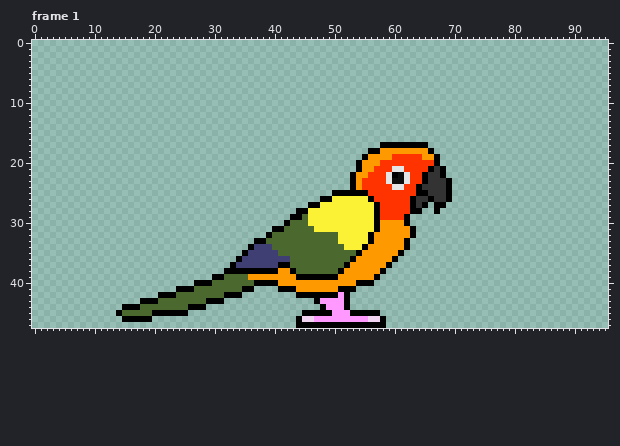
Two states of a pixel-art file, Citrus/aseprite/citrus_roa_2.aseprite. The picture above was drawn from the file before the commit.
96x48 pixels, 169 frames. Shown: frame 1. The commit also changed other frames, which this record leaves out.
The result:
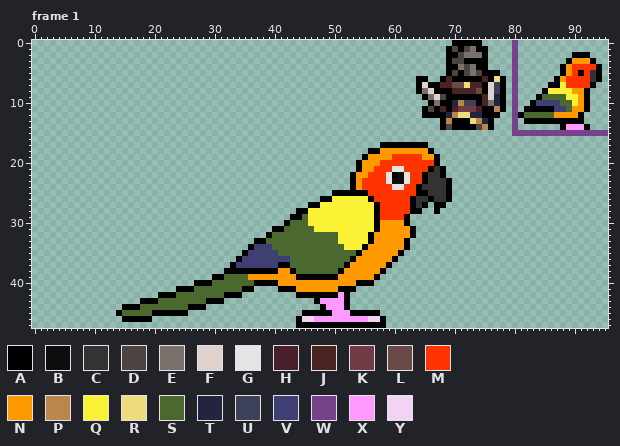
Palette (. is transparent): A #000000  B #0d0d0d  C #333333  D #4d4340  E #7b716c  F #dfd2cc  G #e5e5e5  H #492029  J #492420  K #723c46  L #694a46  M #ff3300  N #ff9900  P #bb864b  Q #fbf236  R #eddb7d  S #4b692f  T #222540  U #3e415b  V #3f3f74  W #76428a  X #ff99ff  Y #f2d4f2
Commit: bair hurtbox
What changed:
layer "hurtbox" now shown
Frame 1, layer "hurtbox":
y 0: x 70..74 ..... -> AAAAA; x 80 . -> W
y 1: x 69..75 ....... -> ADADEAA; x 80 . -> W
y 2: x 69..75 ....... -> AADEEEA; x 80 . -> W; x 90..92 ... -> AAA
y 3: x 69..75 ....... -> ADDAAAA; x 80 . -> W; x 89..93 ..... -> ANNNA
y 4: x 69..75 ....... -> AAEDEAA; x 80 . -> W; x 88..94 ....... -> ANMMMMA
y 5: x 69..77 ......... -> ADADEDAAA; x 80 . -> W; x 88..94 ....... -> ANMAMCA
y 6: x 64..65 .. -> AA; x 68..78 ........... -> AJAAAAAJARA; x 80 . -> W; x 87..94 ........ -> ANMMMMCA
y 7: x 64..78 ............... -> AFAAJJLLRJJAFUA; x 80 . -> W; x 86..93 ........ -> AAQMMMMA
y 8: x 64..78 ............... -> AEFAAAJJJJLAFUA; x 80 . -> W; x 85..92 ........ -> AQQQQNNA
y 9: x 65..78 .............. -> AEFDAAAAAAJFTA; x 80 . -> W; x 84..92 ......... -> ASSSSQQNA
y 10: x 66..78 ............. -> AEAATPUUAJETA; x 80 . -> W; x 83..92 .......... -> AVVVVSSQNA
y 11: x 65..78 .............. -> ADAJAHKKKHAAPA; x 80 . -> W; x 82..92 ........... -> AAAAAVVSNNA
y 12: x 65..77 ............. -> AAAATPRRTTAAA; x 80..91 ............ -> WASSSSSNNNNA
y 13: x 68..76 ......... -> APAAARPTA; x 80 . -> W; x 82..91 .......... -> AAAAAAAAAA
y 14: x 68..76 ......... -> ADAAAADPA; x 80 . -> W; x 88..92 ..... -> AXXXA
y 15: x 80..95 ................ -> WWWWWWWWWWWWWWWW
Where, in picture pixels (left, top, right, bottom), the same in both pictures:
added: (416, 40, 608, 136)
